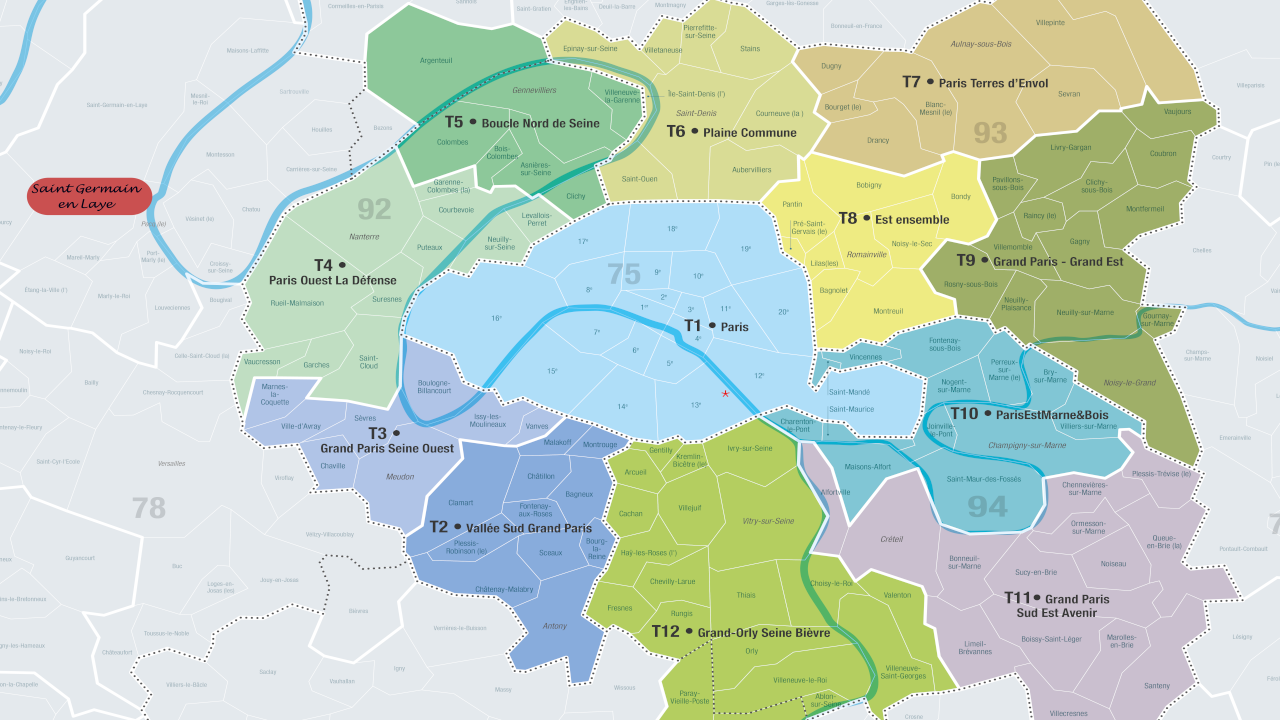
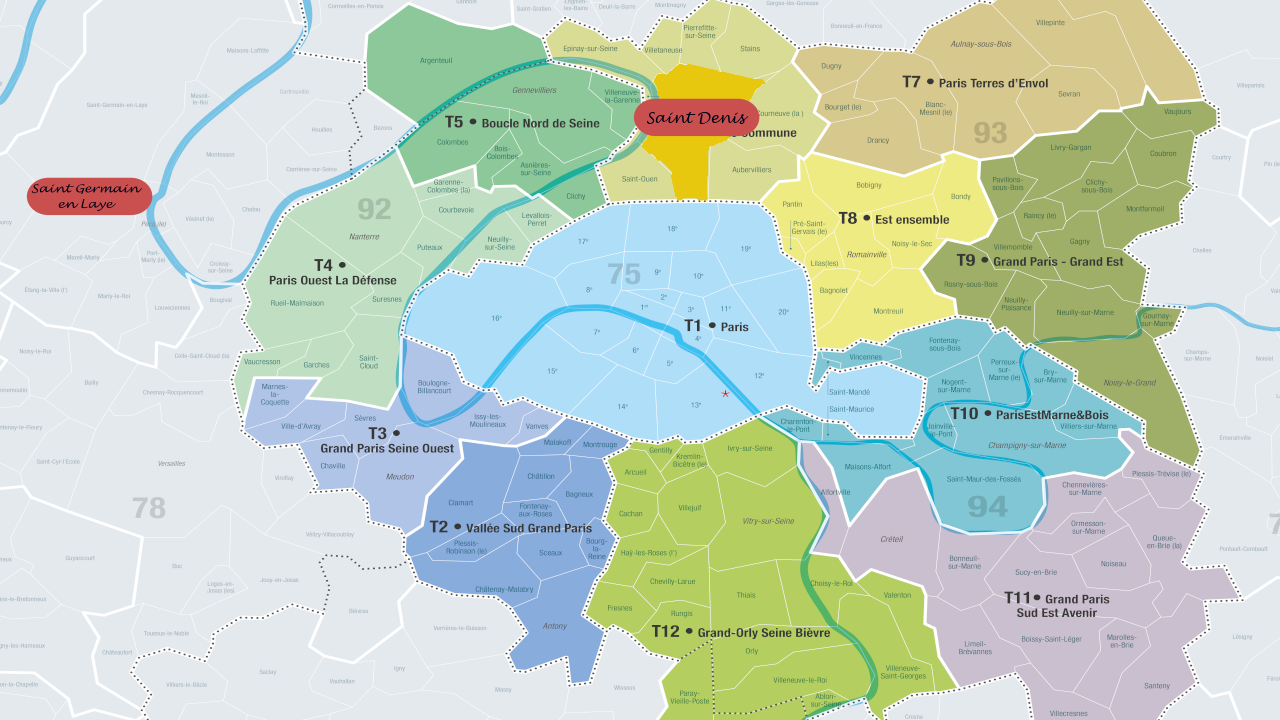
Comparing the layer stacks of the two 1280×720 images. Changes:
added group "hover" with 7 layers above "communes" over [633, 64, 766, 201]
added group "Copie de Saint Denis" with 3 layers in group "hover" over [633, 64, 766, 201]
added layer "Saint Denis #2" in group "Copie de Saint Denis" over [647, 112, 749, 124]
added layer "Copie de fond noir #1" in group "Copie de Saint Denis" over [633, 98, 760, 137]
added layer "fond ville #1" in group "Copie de Saint Denis" over [641, 64, 766, 201]
added group "Saint Denis" with 2 layers in group "communes" over [641, 64, 766, 201]
added layer "Saint Denis #1" in group "Saint Denis" over [647, 112, 749, 124]
added layer "fond ville" in group "Saint Denis" over [641, 64, 766, 201]
